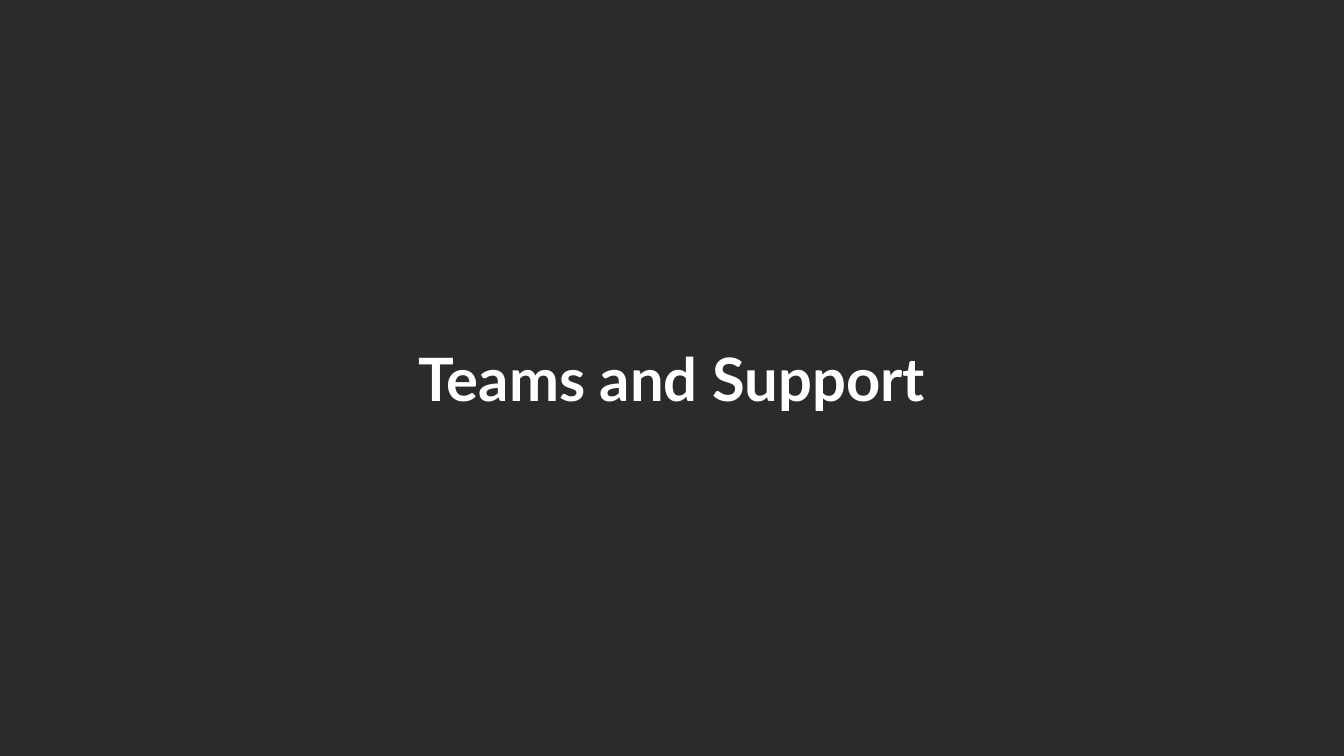
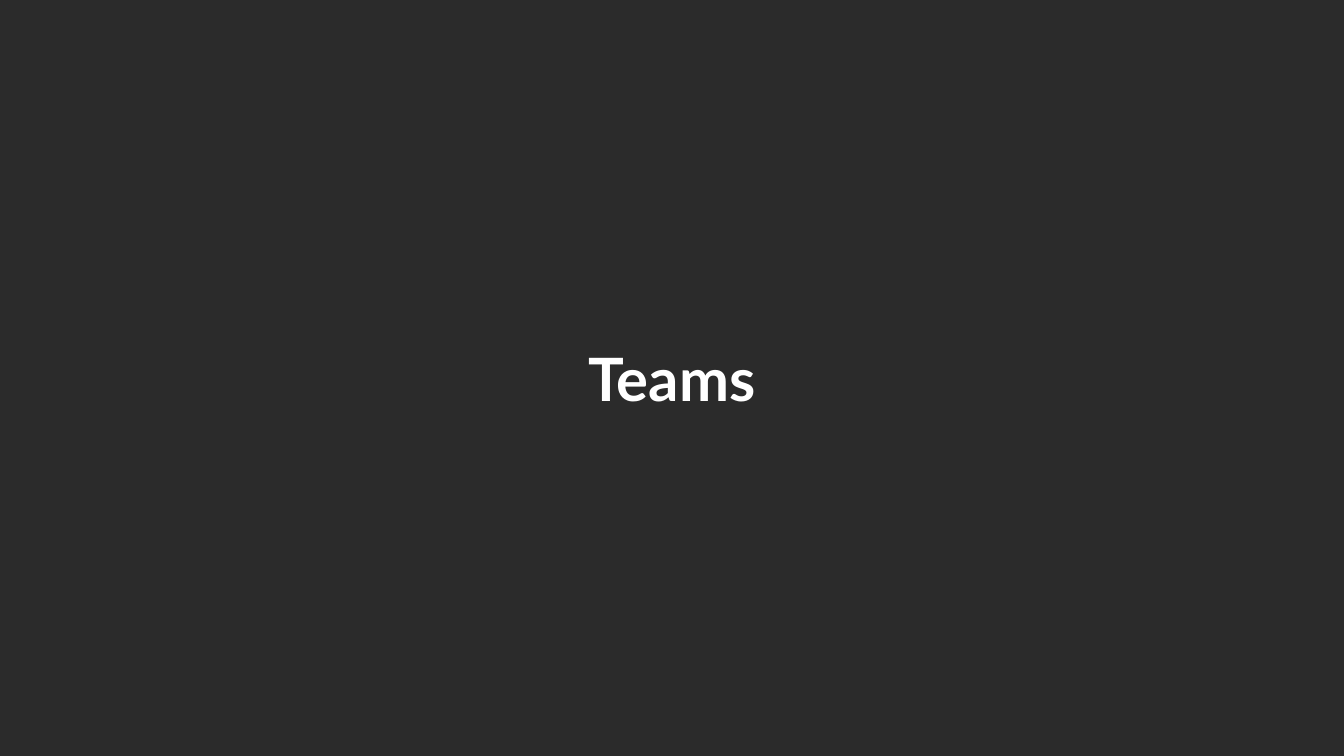
Before and after one commit to 0xmichalis/talks, a slide deck: slide 41 of 2019_brno_devconf/osa.odp (slide 43 before the commit). Drawn at 1344x756 pixels with LibreOffice and Linux fonts; fonts in the diff are those of the drawing; background and template pictures are left out; a plain dark background stands for a picture behind light text. Boxes give left, top, right and bottom in pixels: in the first picture for what was removed or moved away, otherwise in the second. Text is boxed around its words. In the diff, an @@ line names an element or a change of style, - is before the commit and + after.

```diff
--- a/2019_brno_devconf/osa.odp
+++ b/2019_brno_devconf/osa.odp
@@ text at <box>588,358,755,402</box>: text changed @@
-Teams and Support
+Teams
```
Also in this commit, not shown: 3 other slides changed, 3 slides added, 2 slides removed.
